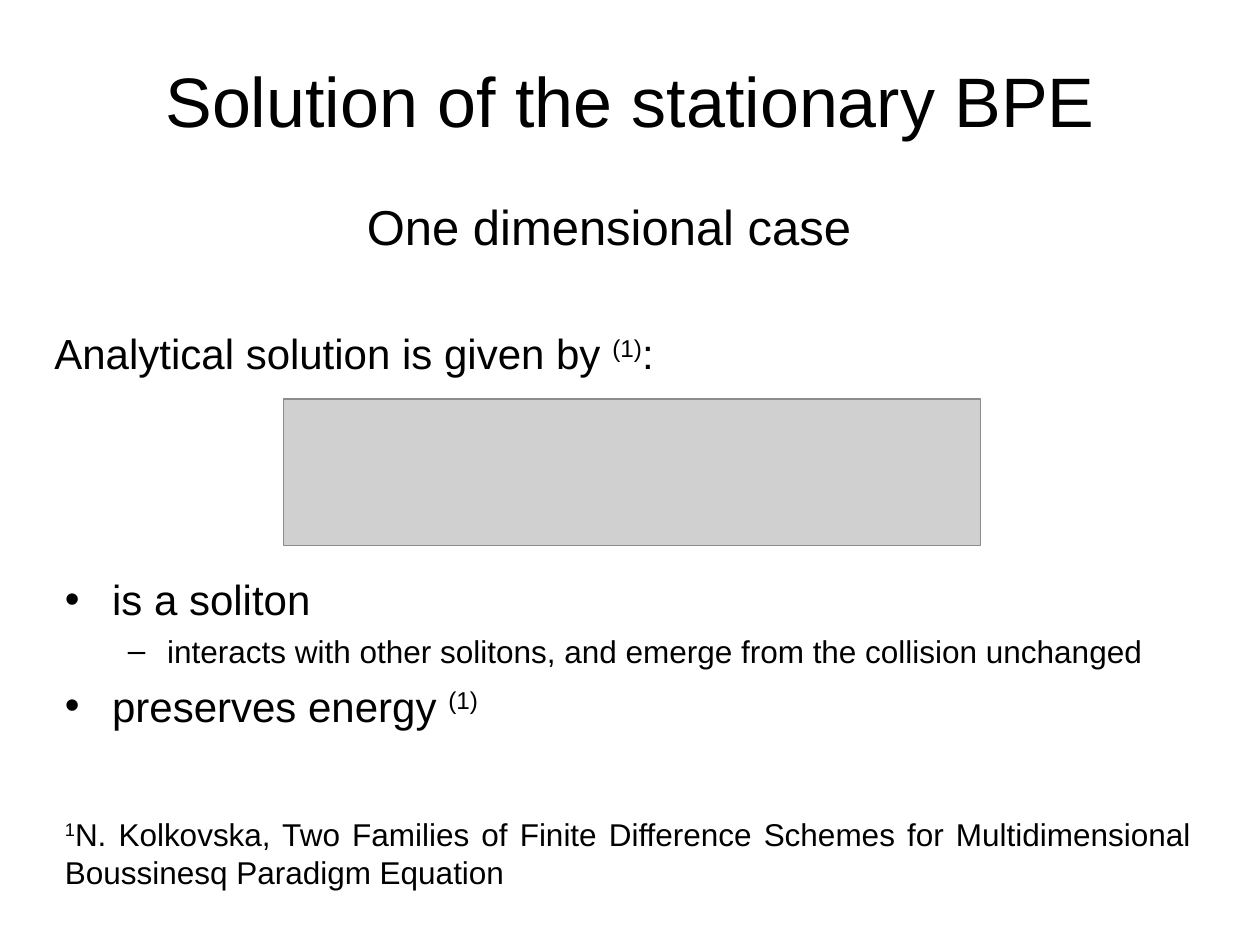
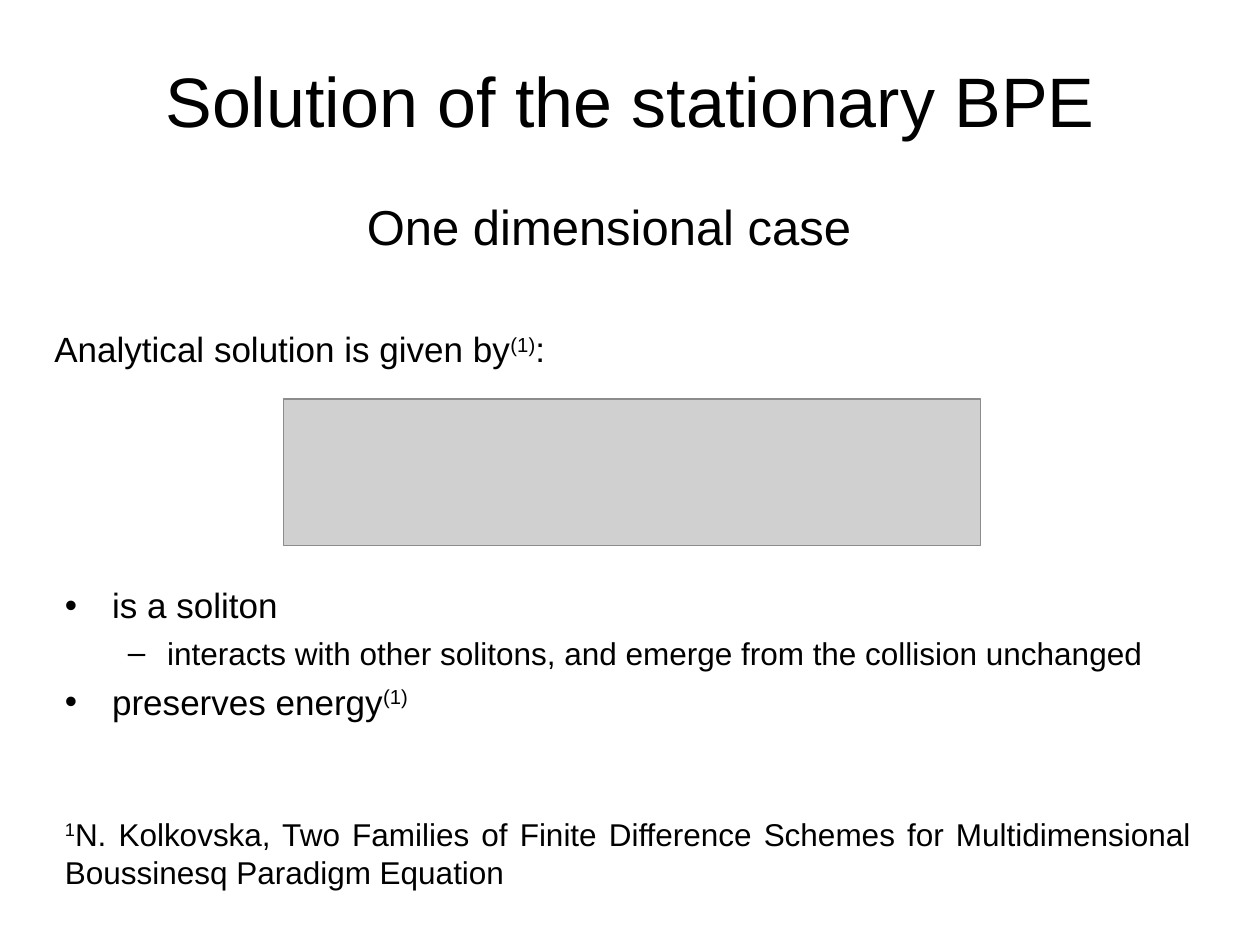
Before and after one commit to CloakMe/Boussinesq, a slide deck: slide 5 of Docu/Presentation Linz/Presentation.ppt. Drawn at 1260x945 pixels with LibreOffice and Linux fonts; fonts in the diff are those of the drawing; grey boxes stand for pictures. Boxes give left, top, right and bottom in pixels: in the first picture for what was removed or moved away, otherwise in the second. Text is boxed around its words. In the diff, an @@ line names an element or a change of style, - is before the commit and + after.

```diff
--- a/Docu/Presentation Linz/Presentation.ppt
+++ b/Docu/Presentation Linz/Presentation.ppt
@@ text at (x1=54, y1=336, x2=535, y2=369): text changed; size 24 to 20 pt @@
-Analytical solution is given by (1):
+Analytical solution is given by(1):
@@ text "is a soliton" moved from (x1=112, y1=584, x2=1142, y2=730) to (x1=112, y1=592, x2=1142, y2=722) @@
@@ text at (x1=112, y1=592, x2=277, y2=619): size 24 to 20 pt in "is a soliton"; less space between paragraphs @@
@@ text at (x1=112, y1=689, x2=408, y2=722): text changed; size 24 to 20 pt @@
-• preserves energy (1)
+• preserves energy(1)
```
Also in this commit, not shown: 4 other slides changed, 1 slide added.
